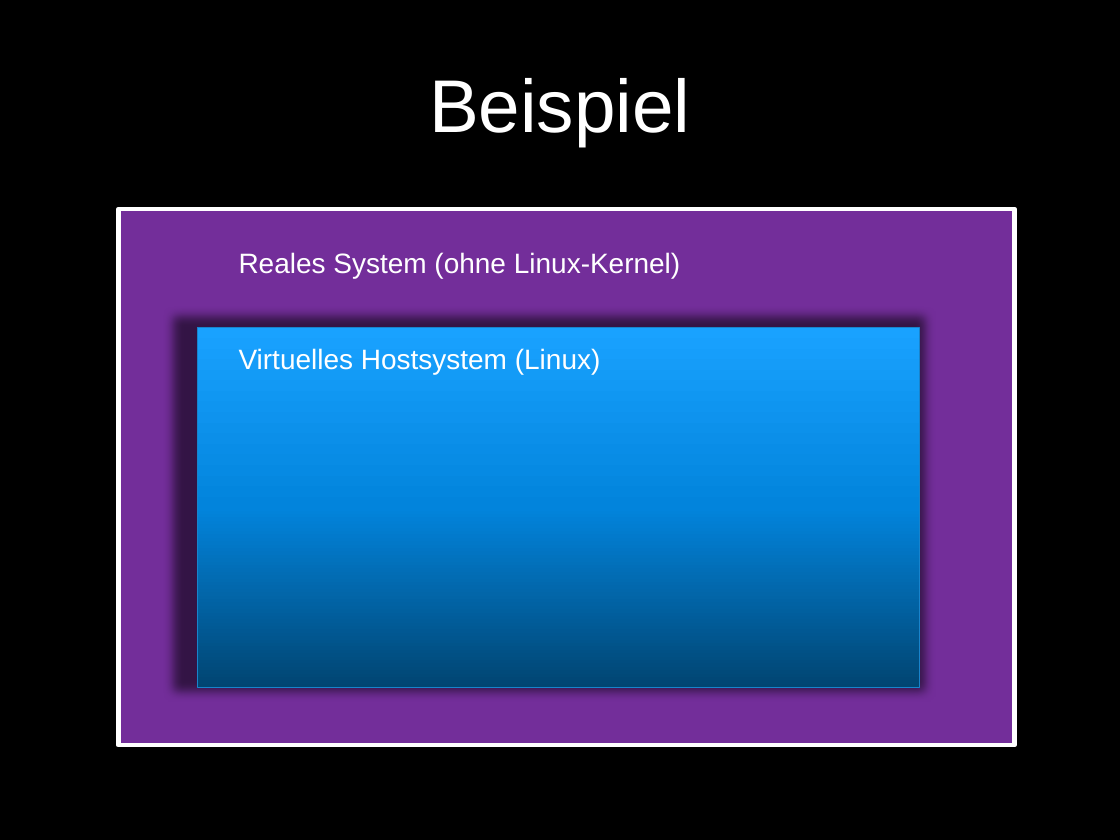
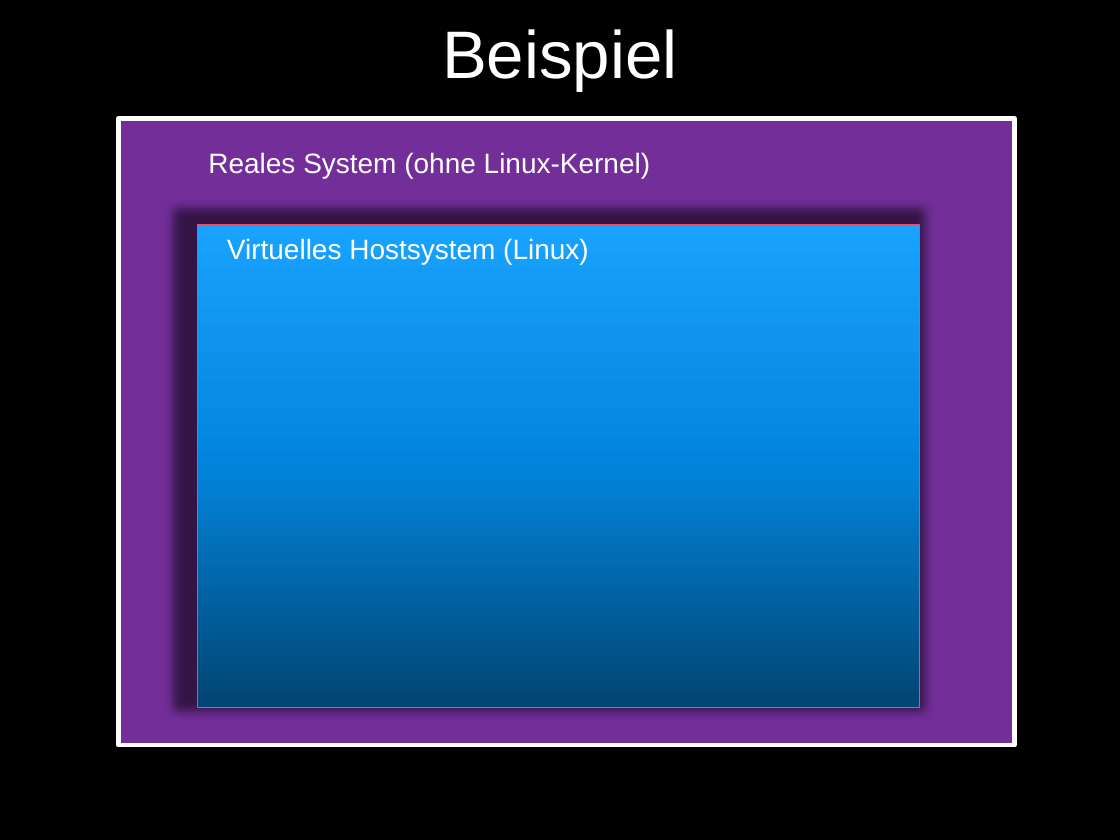
Before and after one commit to ra1f/docker-intro, a slide deck: slide 7 of DockerIntro.pptx (slide 5 before the commit). Drawn at 1120x840 pixels with LibreOffice and Linux fonts; fonts in the diff are those of the drawing; background and template pictures are left out. Boxes give left, top, right and bottom in pixels: in the first picture for what was removed or moved away, otherwise in the second. Text is boxed around its words. In the diff, an @@ line names an element or a change of style, - is before the commit and + after.

```diff
--- a/DockerIntro.pptx
+++ b/DockerIntro.pptx
@@ title "Beispiel" at [442,29,677,91]: size 48 to 43.2 pt @@
@@ rectangle "h": place and size @@
-rectangle "h" at [119,209,1015,746]
+rectangle "h" at [119,119,1015,746]
@@ text "Reales System (ohne Linux-Kernel)": place and size @@
-text "Reales System (ohne Linux-Kernel)" at [239,252,680,278]
+text "Reales System (ohne Linux-Kernel)" at [208,152,650,179]
@@ rectangle: place and size @@
-rectangle at [197,327,920,687]
+rectangle at [197,224,920,707]
@@ rectangle at [197,224,920,707]: outline #1884CD 0.5 pt to #F44B5B 0.5 pt @@
@@ text "Virtuelles Hostsystem (Linux)": place and size @@
-text "Virtuelles Hostsystem (Linux)" at [239,348,601,374]
+text "Virtuelles Hostsystem (Linux)" at [227,238,589,265]
```
Also in this commit, not shown: 4 other slides changed, 36 slides added, 2 slides removed, 7 other files.
